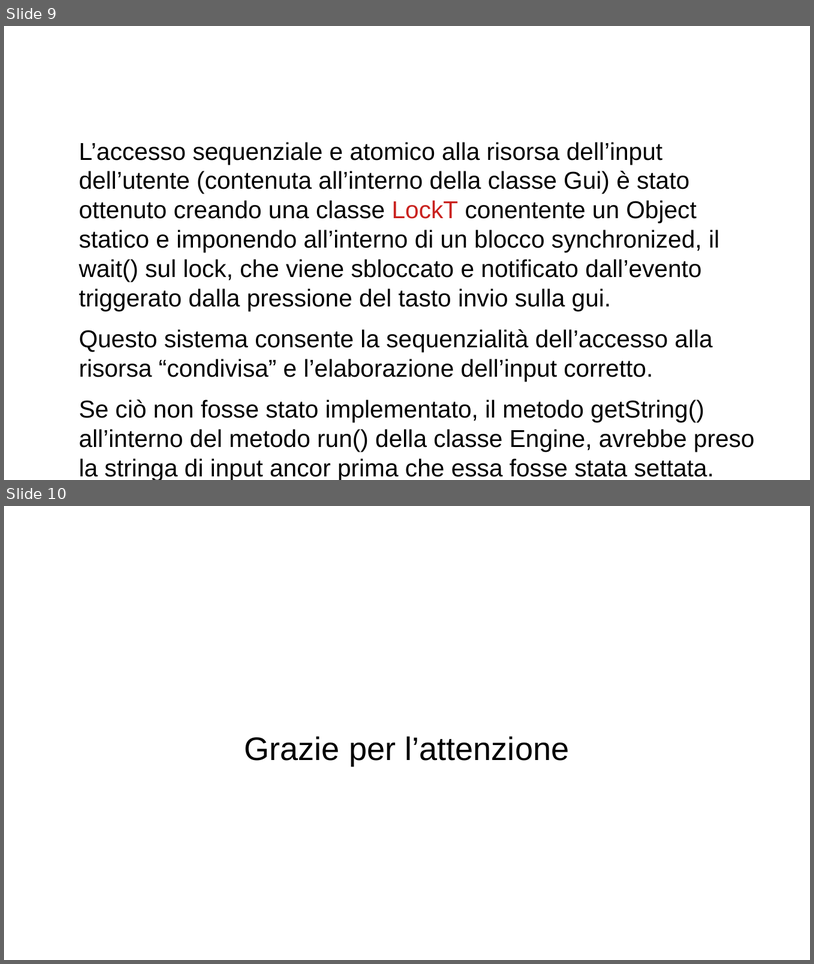
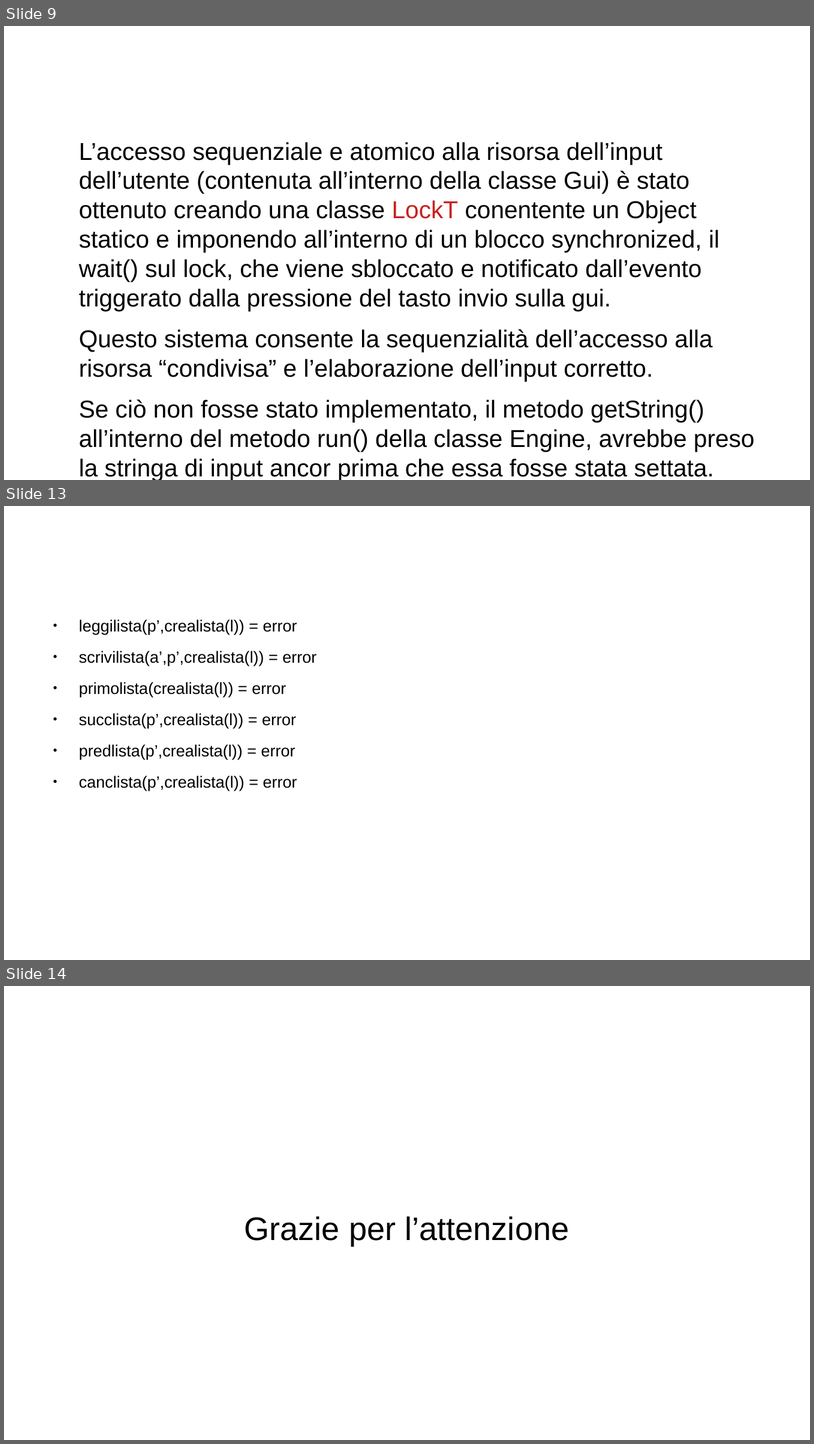
Before and after one commit to whyn0/Wutond, a slide deck: documentation/presentazione esame orale/presentazioneMap.odp. Shown one above the other, each under a label of ours: slides 9 and 10 before the commit, slides 9, 13 and 14 after it; the slides between them are not shown. The pictures are 814x964 and 814x1444 pixels, drawn with LibreOffice and Linux fonts; fonts in the diff are those of the drawing; background and template pictures are left out. Boxes give left, top, right and bottom in pixels: in the first picture for what was removed or moved away, otherwise in the second. Text is boxed around its words. In the diff, an @@ line names an element or a change of style, - is before the commit and + after.

```diff
--- a/documentation/presentazione esame orale/presentazioneMap.odp
+++ b/documentation/presentazione esame orale/presentazioneMap.odp
@@ slide 13 added at [4,506,810,960], background #FFFFFF @@
@@ title added at [44,523,606,598], 35.7 pt, text #FFFFFF @@
+Specifica di Restrizione
@@ text added at [79,619,317,790], 16 pt, text #000000 @@
+● leggilista(p’,crealista(l)) = error
+● scrivilista(a’,p’,crealista(l)) = error
+● primolista(crealista(l)) = error
+● succlista(p’,crealista(l)) = error
+● predlista(p’,crealista(l)) = error
+● canclista(p’,crealista(l)) = error
@@ what was slide 10 is now slide 14 @@
```
Also in this commit, not shown: 3 other slides added.
